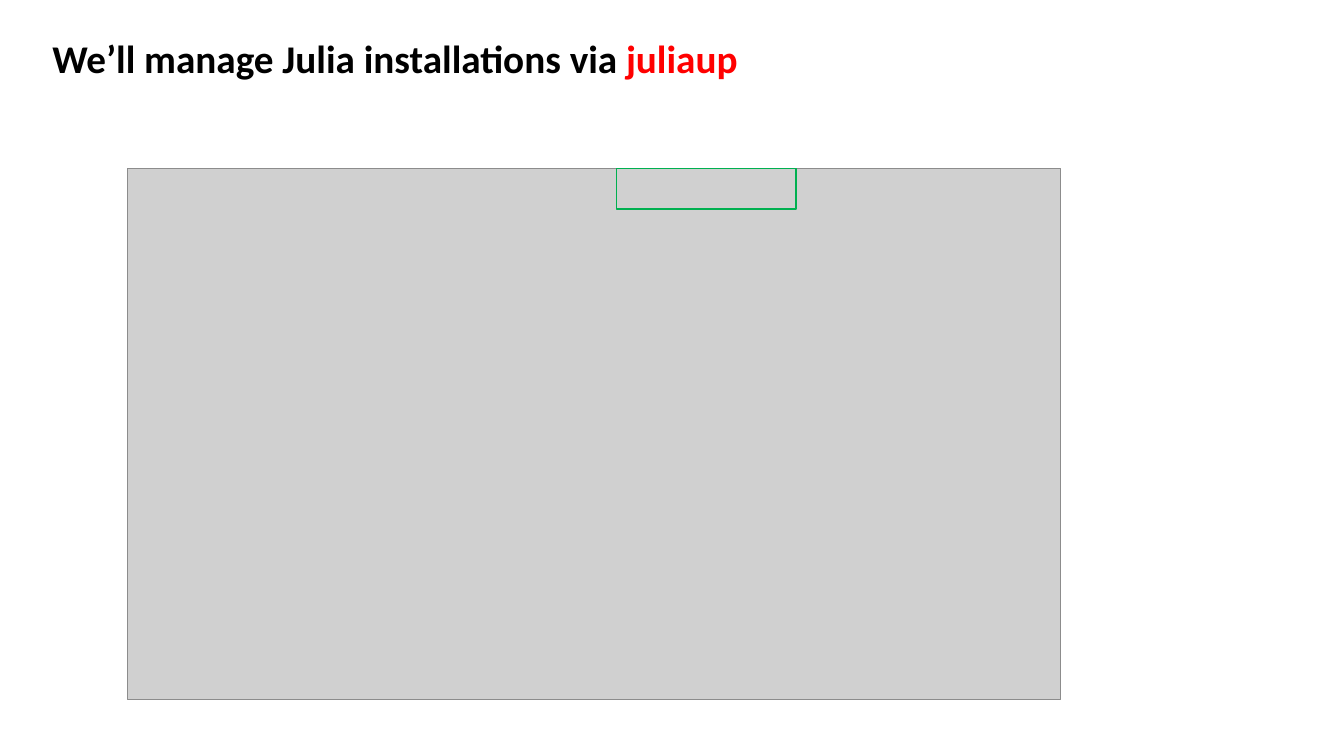
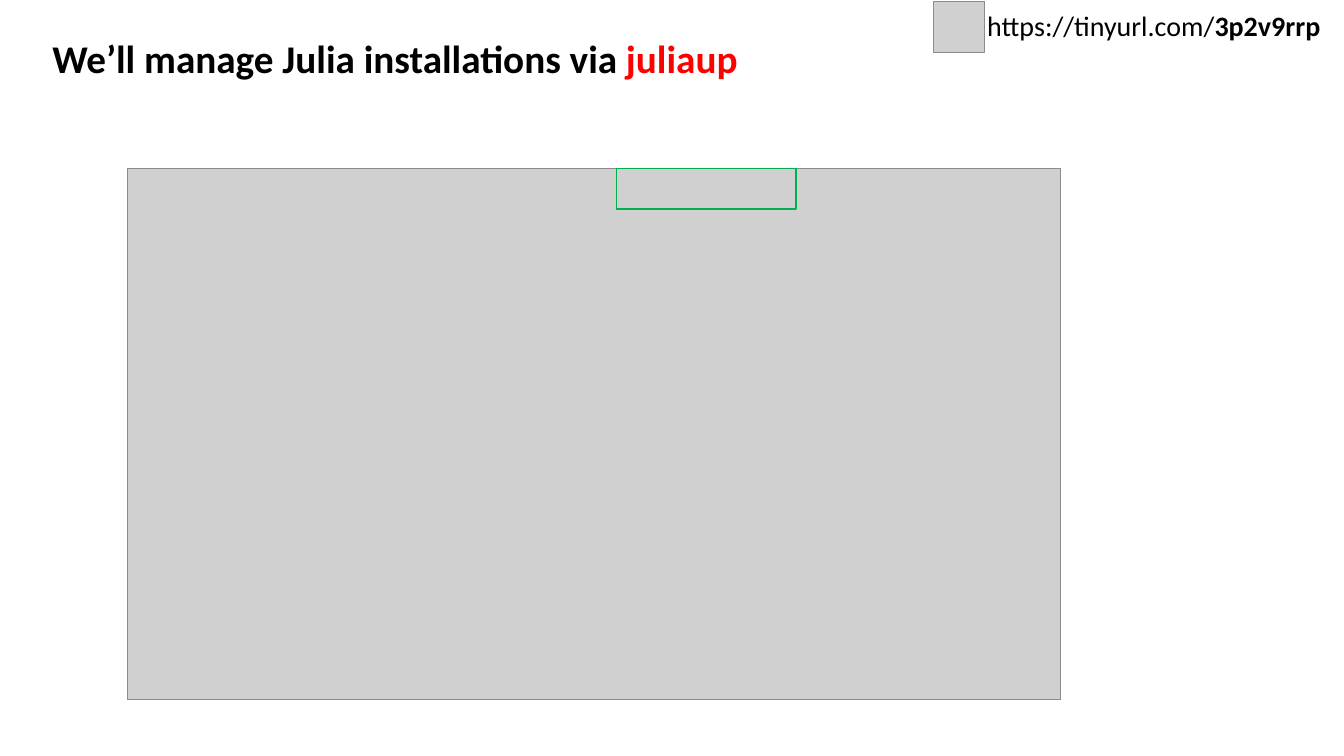
Before and after one commit to AI-EPS/2026-workshop-geo-sciml, a slide deck: slide 6 of slides.pptx. Drawn at 1344x756 pixels with LibreOffice and Linux fonts; fonts in the diff are those of the drawing; grey boxes stand for pictures. Boxes give left, top, right and bottom in pixels: in the first picture for what was removed or moved away, otherwise in the second. Text is boxed around its words. In the diff, an @@ line names an element or a change of style, - is before the commit and + after.

```diff
--- a/slides.pptx
+++ b/slides.pptx
@@ picture added at [934,2,985,53] @@
@@ text added at [987,16,1320,41], 20 pt, text #000000 @@
+https://tinyurl.com/3p2v9rrp
```
Also in this commit, not shown: 9 other slides changed, 3 slides added.
